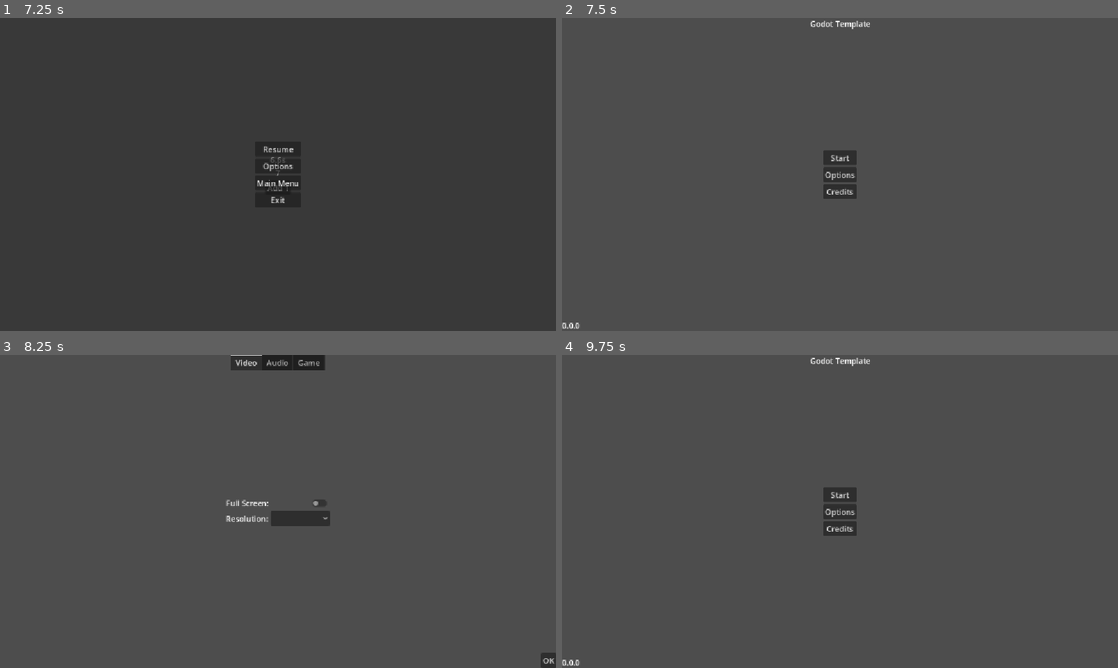
Above: before the commit, frames 1-4 (two rows, left to right).
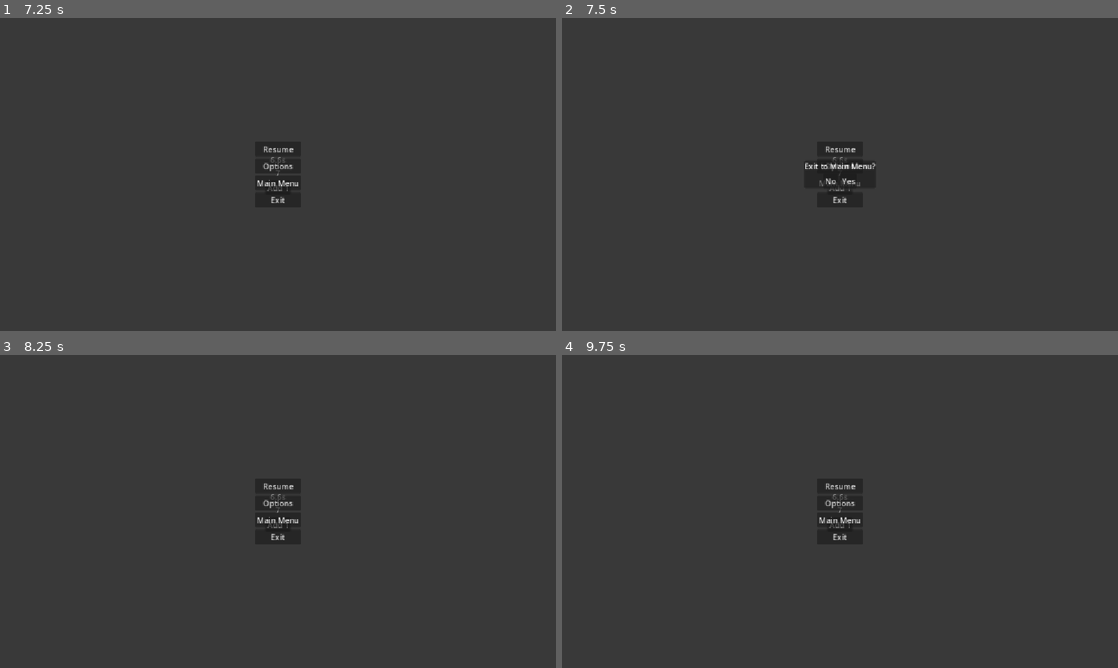
Above: after the commit, the same moments.

Repository: arko-poet/godot-template
Game: Godot game, scene res://scenes/menus/main_menu.tscn
Same seed, same stepped clock (60 frames per second), same inputs: the game is played once before the commit and once after it. Sound files missing from this copy of the repository are replaced by a short silence.
Inputs (mouse positions are in pixels of both pictures, inside the frame that each line leads up to):
- Up to frame 1 (7.25 s): click "Start" at 0.5 s; click "Add 1" at 1.25 s; click "Add 1" at 2 s; click "Add 1" at 2.75 s; tap Enter at 3.5, 5 s; move the mouse to (400, 158) at 3.52 s; tap I every 0.75 s from 3.6 to 6.6 s; tap Space at 4.25, 6.5 s; move the mouse to (166, 190) at 4.27 s; move the mouse to (333, 105) at 5.02 s; move the mouse to (250, 237) at 5.77 s; move the mouse to (444, 221) at 6.52 s; tap Escape (ui_cancel) at 7.15 s
- Up to frame 2 (7.5 s): click "Main Menu" at 7.25 s
- Up to frame 3 (8.25 s): click (266, 517) at 8 s, where only the run after the commit has a clickable "No"
- Up to frame 4 (9.75 s): click (840, 495) at 8.75 s, where only the run before the commit has a clickable "Start"; click (1112, 661) at 9.5 s, where only the run before the commit has a clickable "OK"

Frame 1 is identical in both runs. In frame 2, 1.7% of the frame differs, in the area x 0-57%, y 0-100%; in frame 3, 2.1%, in the area x 40-100%, y 0-99%; in frame 4, 1.3%.

Commit message:
add generic confirmation panel

Diff:
--- a/project/scenes/ui_controller.tscn
+++ b/project/scenes/autoloads/ui_controller.tscn
@@ -1,6 +1,6 @@
 [gd_scene format=3 uid="uid://b0fggkygj08yj"]
 
-[ext_resource type="Script" uid="uid://0fhhceomv1i2" path="res://scripts/ui_controller.gd" id="1_ol88s"]
+[ext_resource type="Script" uid="uid://0fhhceomv1i2" path="res://scripts/autoloads/ui_controller.gd" id="1_ol88s"]
 [ext_resource type="AudioStream" uid="uid://bo333cqck4khg" path="res://audio/sfx/kenney_ui-audio/Audio/rollover2.ogg" id="2_2vy06"]
 [ext_resource type="AudioStream" uid="uid://cxur21ostjh52" path="res://audio/sfx/kenney_ui-audio/Audio/switch2.ogg" id="3_x4577"]
 
--- /dev/null
+++ b/project/scenes/ui_components/confirmation_panel.tscn
@@ -0,0 +1,44 @@
+[gd_scene format=3 uid="uid://cjlyrb5kgwkgd"]
+
+[ext_resource type="Script" uid="uid://dykwbc47ghuqi" path="res://scripts/ui_components/confirmation_panel.gd" id="1_5b2bw"]
+
+[node name="ConfirmationPanel" type="PanelContainer" unique_id=1499947037]
+anchors_preset = 8
+anchor_left = 0.5
+anchor_top = 0.5
+anchor_right = 0.5
+anchor_bottom = 0.5
+offset_left = -58.5
+offset_top = -29.0
+offset_right = 58.5
+offset_bottom = 29.0
+grow_horizontal = 2
+grow_vertical = 2
+script = ExtResource("1_5b2bw")
+
+[node name="VBoxContainer" type="VBoxContainer" parent="." unique_id=2098632967]
+layout_mode = 2
+
+[node name="PromptLabel" type="Label" parent="VBoxContainer" unique_id=1735033737]
+unique_name_in_owner = true
+layout_mode = 2
+size_flags_horizontal = 4
+text = "Do you accept?"
+horizontal_alignment = 1
+
+[node name="HBoxContainer" type="HBoxContainer" parent="VBoxContainer" unique_id=1820305290]
+layout_mode = 2
+alignment = 1
+
+[node name="CancelButton" type="Button" parent="VBoxContainer/HBoxContainer" unique_id=1450626480]
+unique_name_in_owner = true
+layout_mode = 2
+text = "Cancel"
+
+[node name="AcceptButton" type="Button" parent="VBoxContainer/HBoxContainer" unique_id=1106978445]
+unique_name_in_owner = true
+layout_mode = 2
+text = "OK"
+
+[connection signal="pressed" from="VBoxContainer/HBoxContainer/CancelButton" to="." method="_on_cancel_button_pressed"]
+[connection signal="pressed" from="VBoxContainer/HBoxContainer/AcceptButton" to="." method="_on_accept_button_pressed"]
--- a/project/scripts/menus/main_menu.gd
+++ b/project/scripts/menus/main_menu.gd
@@ -13,7 +13,6 @@
 
 
 func _ready() -> void:
-	print('main menu ready')
 	title_label.text = ProjectSettings.get_setting("application/config/name")
 	version_label.text = ProjectSettings.get_setting("application/config/version")
 
--- a/project/scripts/menus/pause_menu.gd
+++ b/project/scripts/menus/pause_menu.gd
@@ -1,4 +1,6 @@
 extends CanvasLayer
+
+const ConfirmationPanelScene := preload("res://scenes/ui_components/confirmation_panel.tscn")
 
 @export var options_menu_scene: PackedScene
 
@@ -28,9 +30,25 @@
 
 
 func _on_main_menu_button_pressed() -> void:
-	toggle_pause()
-	SceneLoader.load_main_menu()
+	var confirmation_panel: ConfirmationPanel = ConfirmationPanelScene.instantiate()
+	confirmation_panel.setup("Exit to Main Menu?", "No", "Yes")
+	confirmation_panel.responded.connect(_on_main_menu_confirmed)
+	add_child(confirmation_panel)
+
+
+func _on_main_menu_confirmed(accepted: bool) -> void:
+	if accepted:
+		toggle_pause()
+		SceneLoader.load_main_menu()
 
 
 func _on_exit_button_pressed() -> void:
-	get_tree().quit()
+	var confirmation_panel: ConfirmationPanel = ConfirmationPanelScene.instantiate()
+	confirmation_panel.setup("Exit Game?", "No", "Yes")
+	confirmation_panel.responded.connect(_on_exit_confirmed)
+	add_child(confirmation_panel)
+
+
+func _on_exit_confirmed(accepted: bool) -> void:
+	if accepted:
+		get_tree().quit()
--- /dev/null
+++ b/project/scripts/ui_components/confirmation_panel.gd
@@ -0,0 +1,27 @@
+class_name ConfirmationPanel
+extends PanelContainer
+
+signal responded(accepted: bool)
+
+@onready var _prompt_label: Label = %PromptLabel
+@onready var _cancel_button: Button = %CancelButton
+@onready var _accept_button: Button = %AcceptButton
+
+
+func setup(prompt_text: String, cancel_text: String, accept_text: String) -> void:
+	if not is_node_ready():
+		await ready
+
+	_prompt_label.text = prompt_text
+	_cancel_button.text = cancel_text
+	_accept_button.text = accept_text
+
+
+func _on_cancel_button_pressed() -> void:
+	responded.emit(false)
+	queue_free()
+
+
+func _on_accept_button_pressed() -> void:
+	responded.emit(true)
+	queue_free()
Renamed: project/scripts/ui_controller.gd -> project/scripts/autoloads/ui_controller.gd
Renamed: project/scripts/ui_controller.gd.uid -> project/scripts/autoloads/ui_controller.gd.uid
Not shown, added: project/scripts/ui_components/confirmation_panel.gd.uid
Not shown, changed: docs/dev_notes/dev-notes/.obsidian/workspace.json
Not shown, changed: docs/dev_notes/dev-notes/02-09-2026.md
